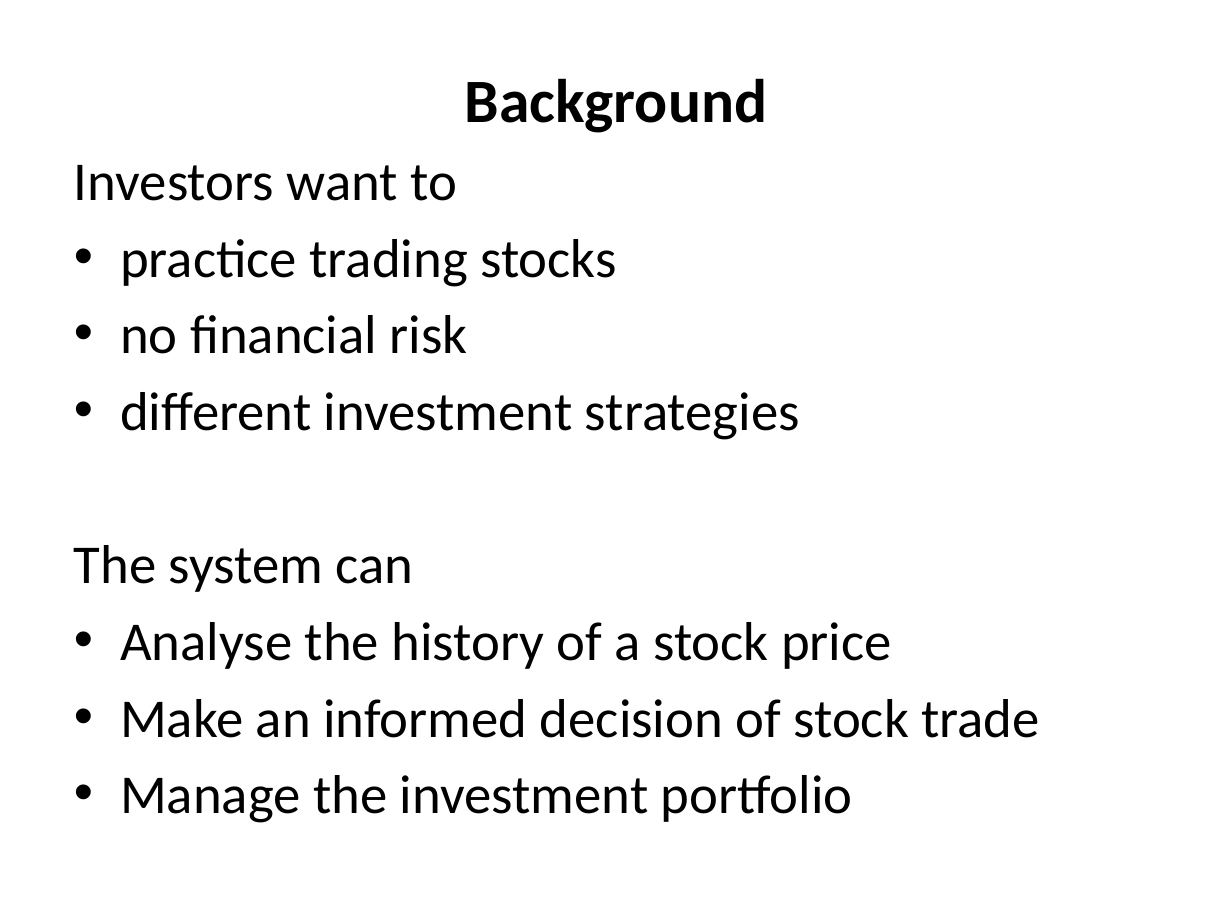
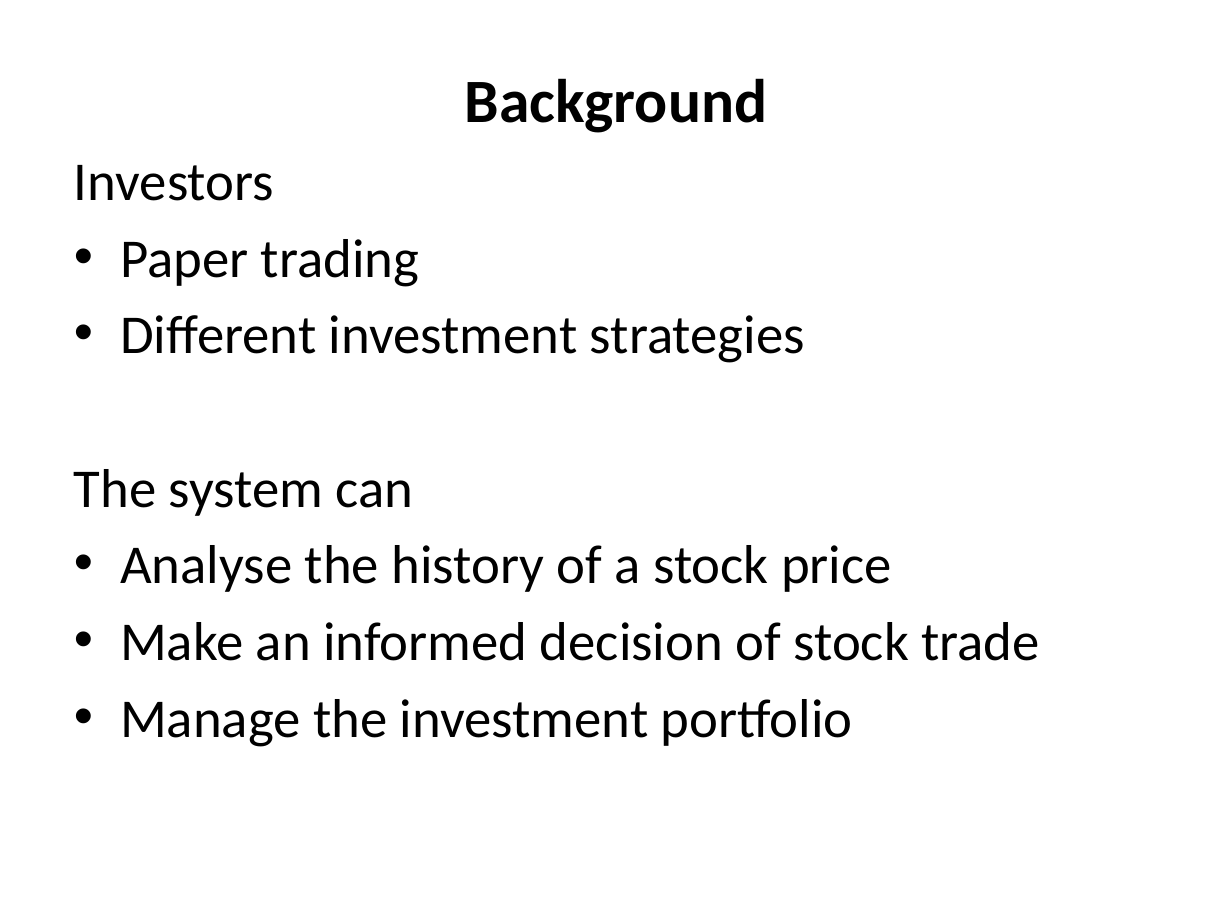
Before and after one commit to IPD8-guofeng/dotnet-group-project, a slide deck: slide 2 of Stock trade and analyst system.pptx. Drawn at 1232x924 pixels with LibreOffice and Linux fonts; fonts in the diff are those of the drawing. Boxes give left, top, right and bottom in pixels: in the first picture for what was removed or moved away, otherwise in the second. Text is boxed around its words. In the diff, an @@ line names an element or a change of style, - is before the commit and + after.

```diff
--- a/Stock trade and analyst system.pptx
+++ b/Stock trade and analyst system.pptx
@@ text at <box>74,165,805,363</box>: text changed @@
-Investors want to
-• practice trading stocks
-• no financial risk
-• different investment strategies
+Investors
+• Paper trading
+• Different investment strategies
```
Also in this commit, not shown: 4 other slides changed, 1 slide removed, 1 other file.
